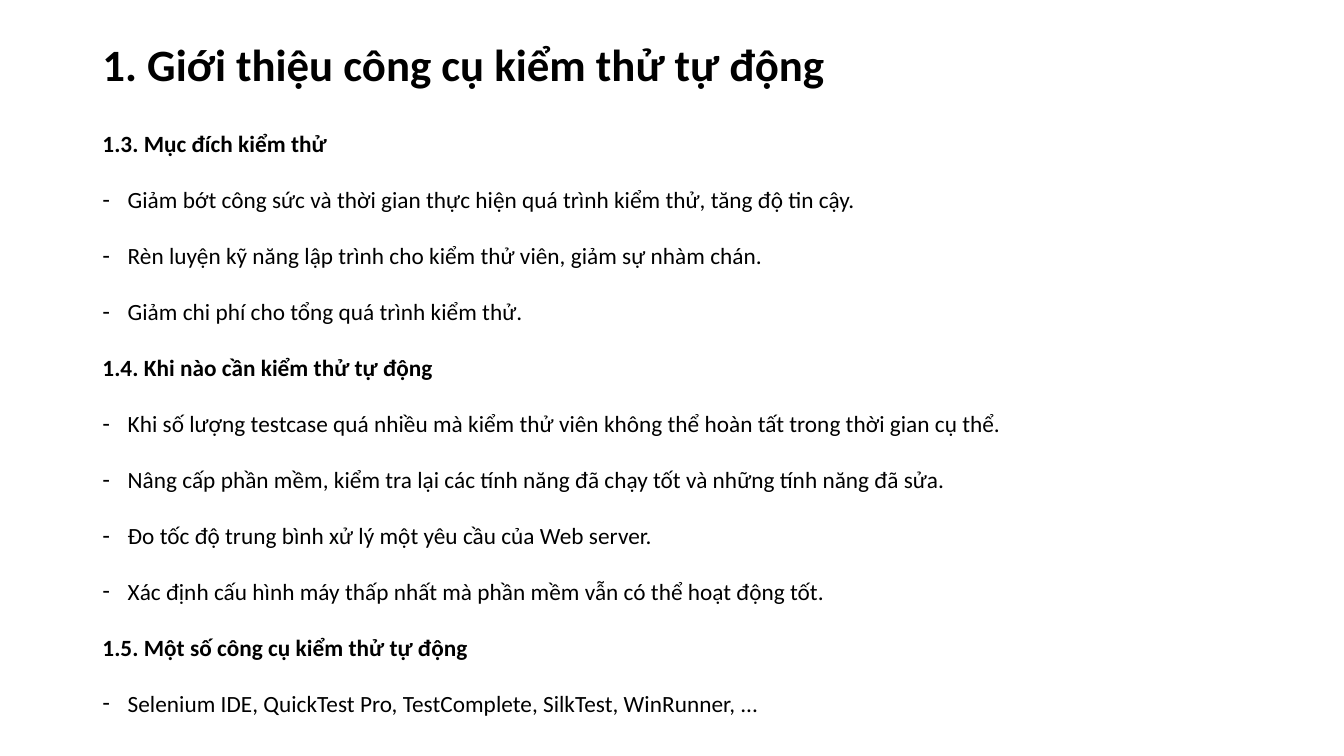
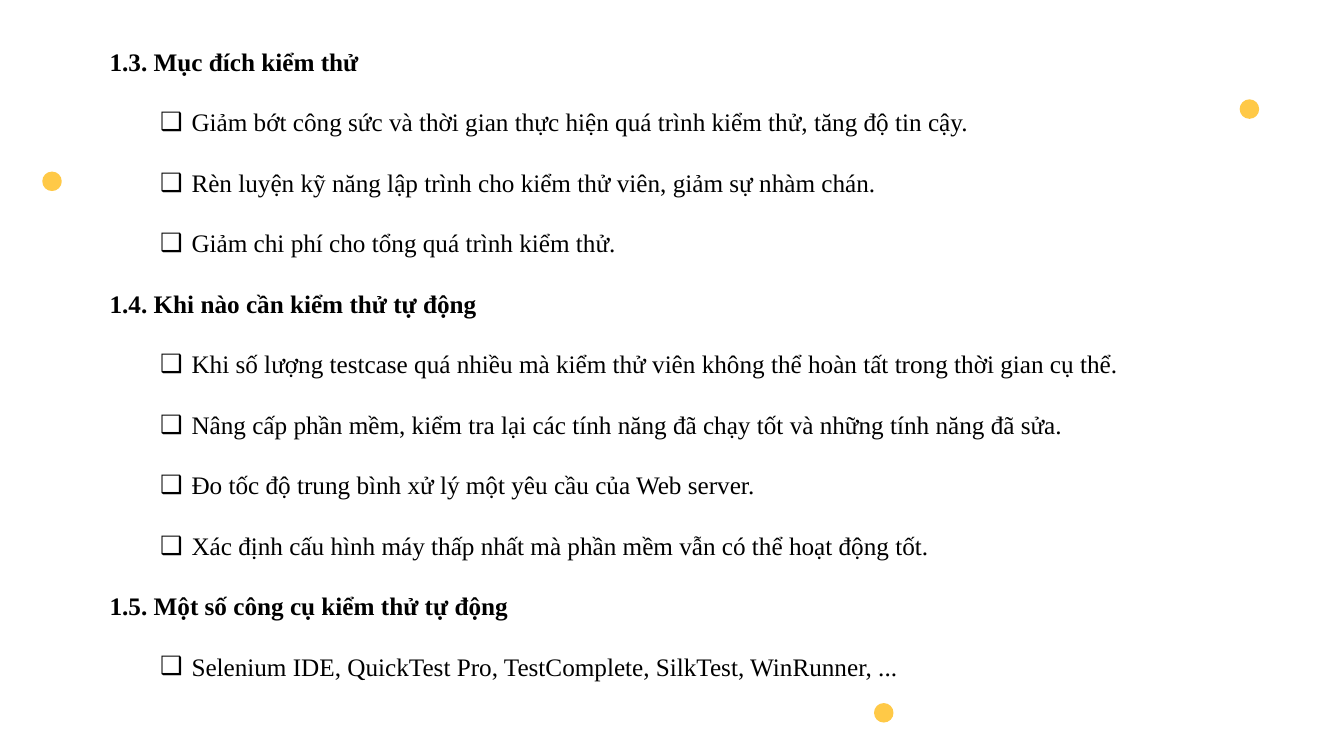
Before and after one commit to HoangNamBN/Tester, a slide deck: slide 4 of silde/SeleniumIDE.pptx (slide 3 before the commit). Drawn at 1344x756 pixels with LibreOffice and Linux fonts; fonts in the diff are those of the drawing. Boxes give left, top, right and bottom in pixels: in the first picture for what was removed or moved away, otherwise in the second. Text is boxed around its words. In the diff, an @@ line names an element or a change of style, - is before the commit and + after.

```diff
--- a/silde/SeleniumIDE.pptx
+++ b/silde/SeleniumIDE.pptx
@@ text "1.3. Mục đích kiểm thử" moved from (x1=102, y1=133, x2=1000, y2=716) to (x1=110, y1=52, x2=1117, y2=682) @@
@@ text "1.3. Mục đích kiểm thử" at (x1=110, y1=52, x2=1117, y2=682): size 16.6 to 18 pt, font Calibri to Times New Roman; line spacing 1.5 to 2; less space between paragraphs; bullet - to ❑; list level 1 to 2 in "Giảm bớt công sức và ..."; list level 1 to 2 in "Rèn luyện kỹ năng lập ..."; list level 1 to 2 in "Giảm chi phí cho tổng ..."; list level 1 to 2 in "Khi số lượng testcase quá ..."; list level 1 to 2 in "Nâng cấp phần mềm, kiểm ..."; list level 1 to 2 in "Đo tốc độ trung bình ..."; list level 1 to 2 in "Xác định cấu hình máy ..."; list level 1 to 2 in "Selenium IDE, QuickTest Pro, TestComplete, ..." @@
@@ title removed at (x1=102, y1=46, x2=824, y2=89) @@
-1. Giới thiệu công cụ kiểm thử tự động
@@ freeform shape added at (x1=1239, y1=99, x2=1260, y2=120), fill #FFC947 @@
@@ freeform shape added at (x1=41, y1=170, x2=63, y2=192), fill #FFC947 @@
@@ freeform shape added at (x1=873, y1=703, x2=894, y2=724), fill #FFC947 @@
```
Also in this commit, not shown: 5 other slides changed, 9 slides added, 6 other files.
